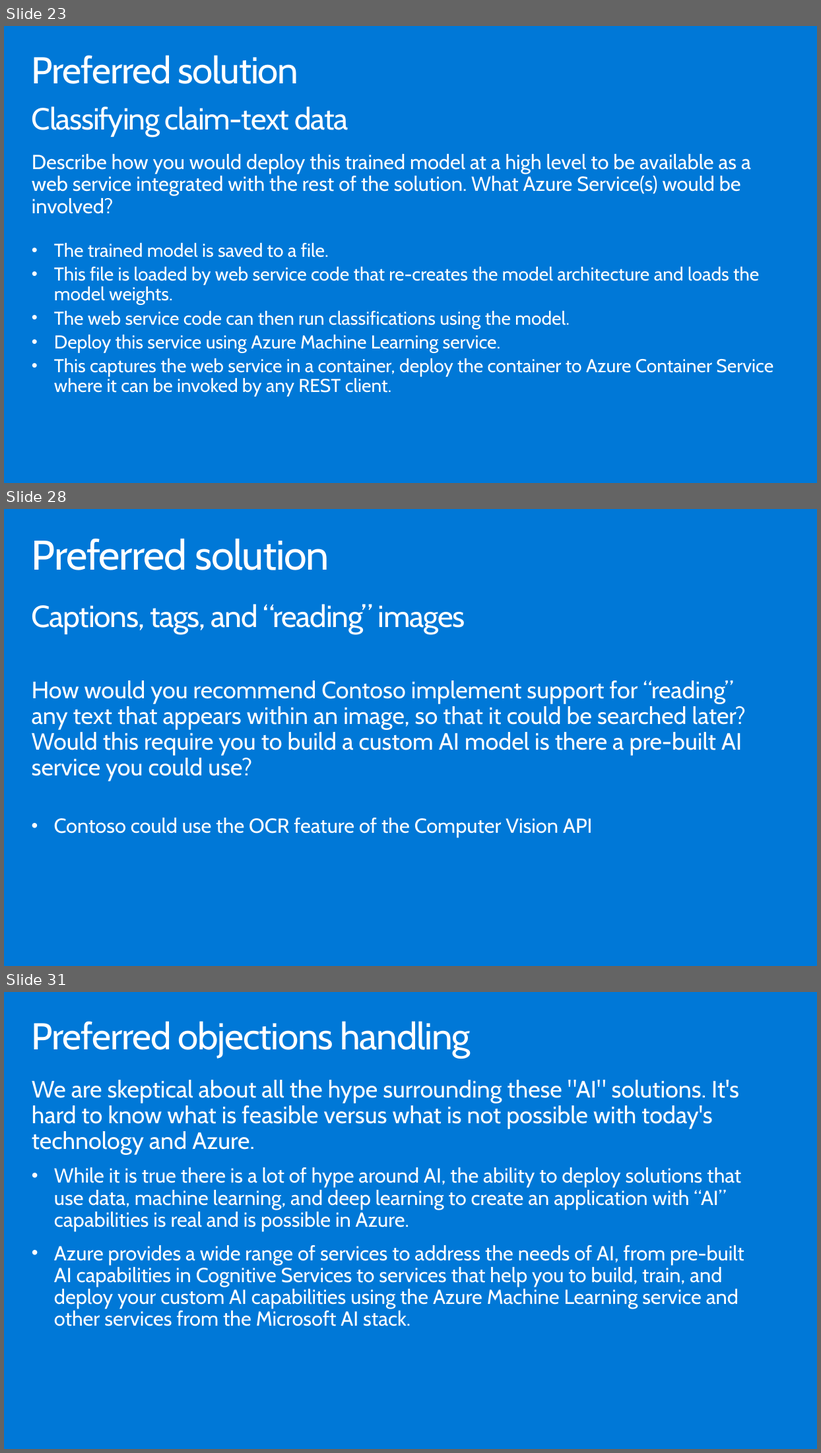
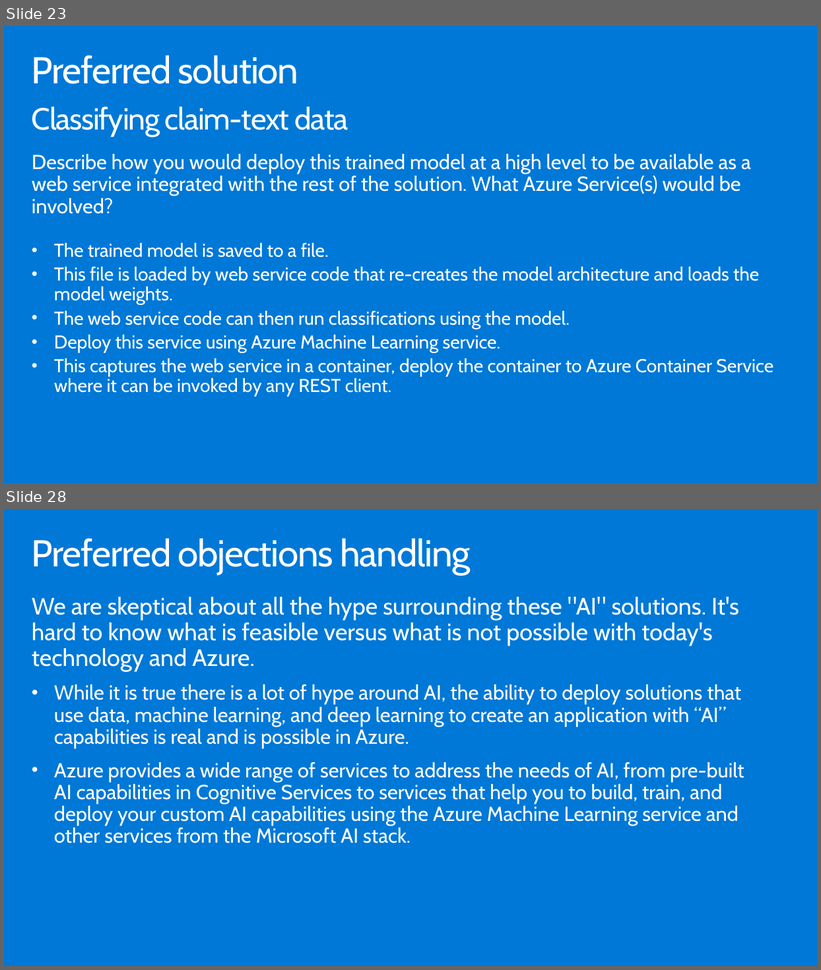
Before and after one commit to microsoft/MCW-Analyzing-text-with-Azure-Machine-Learning-and-Cognitive-Services, a slide deck: Whiteboard design session/WDS trainer presentation - Cognitive Services and deep learning.pptx. Shown one above the other, each under a label of ours: slides 23, 28 and 31 before the commit, slides 23 and 28 after it; the slides between them are not shown. The pictures are 821x1453 and 821x970 pixels, drawn with LibreOffice and Linux fonts; fonts in the diff are those of the drawing. Boxes give left, top, right and bottom in pixels: in the first picture for what was removed or moved away, otherwise in the second. Text is boxed around its words. In the diff, an @@ line names an element or a change of style, - is before the commit and + after.

```diff
--- a/Whiteboard design session/WDS trainer presentation - Cognitive Services and deep learning.pptx
+++ b/Whiteboard design session/WDS trainer presentation - Cognitive Services and deep learning.pptx
@@ slide 28 removed at (4, 509, 817, 966), background #0078D7 @@
@@ title removed at (32, 538, 329, 570) @@
-Preferred solution
@@ text removed at (32, 604, 465, 634) @@
-Captions, tags, and “reading” images
@@ text removed at (32, 681, 746, 838) @@
-How would you recommend Contoso implement support for “reading” any text that appears within an image, so that it could be searched later? Would this require you to build a custom AI model is there a pre-built AI service you could use?
-• Contoso could use the OCR feature of the Computer Vision API
@@ what was slide 31 is now slide 28 @@
```
Also in this commit, not shown: 9 slides changed, 2 slides added, 4 other slides removed, 1 other file.
